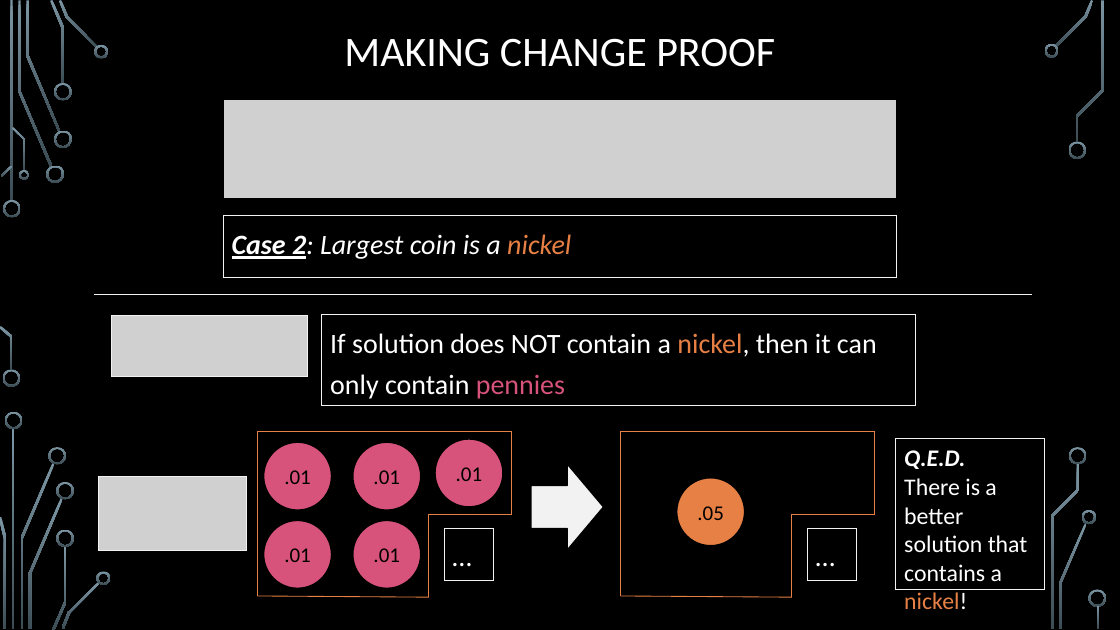
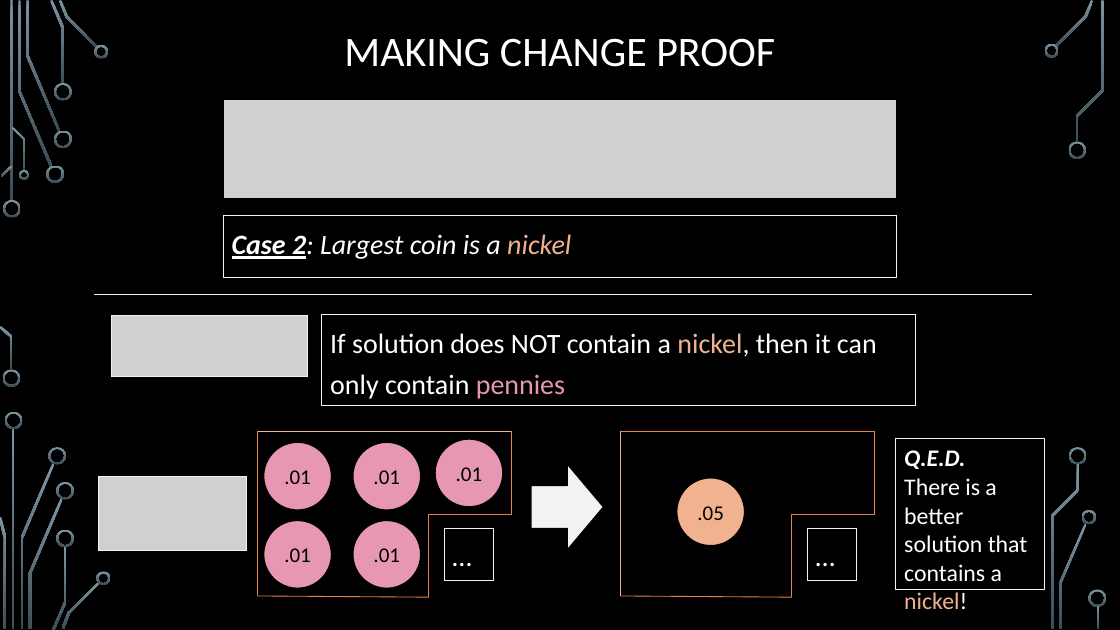
Before and after one commit to markfloryan/dsa2, a slide deck: slide 25 of slides/03-1-GreedyIntroChange.pptx. Drawn at 1120x630 pixels with LibreOffice and Linux fonts; fonts in the diff are those of the drawing; grey boxes stand for pictures; background and template pictures are left out. Boxes give left, top, right and bottom in pixels: in the first picture for what was removed or moved away, otherwise in the second. Text is boxed around its words. In the diff, an @@ line names an element or a change of style, - is before the commit and + after.

```diff
--- a/slides/03-1-GreedyIntroChange.pptx
+++ b/slides/03-1-GreedyIntroChange.pptx
@@ rectangle "Case 2: Largest coin is ..." at box(223, 216, 897, 277): text colour #E78045 to #F1B38F in "nickel" @@
@@ rectangle "If solution does NOT contain ..." at box(322, 315, 916, 405): text colour #E78045 to #F1B38F in "nickel,"; text colour #D7537B to #E798B0 in "pennies" @@
@@ line (258, 431) - (512, 431): stroke #E78045 0.75 pt to #F1B38F 0.75 pt @@
@@ fill #D7537B to #E798B0 in 5 elements at box(264, 442, 332, 510), box(353, 442, 421, 510), box(264, 521, 332, 589), box(353, 521, 421, 589), box(435, 439, 503, 507) @@
@@ line (621, 431) - (621, 597): stroke #E78045 0.75 pt to #F1B38F 0.75 pt @@
@@ ellipse ".05" at box(677, 478, 745, 546): fill #E78045 to #F1B38F @@
```
Also in this commit, not shown: 25 other slides changed, 3 other files.
